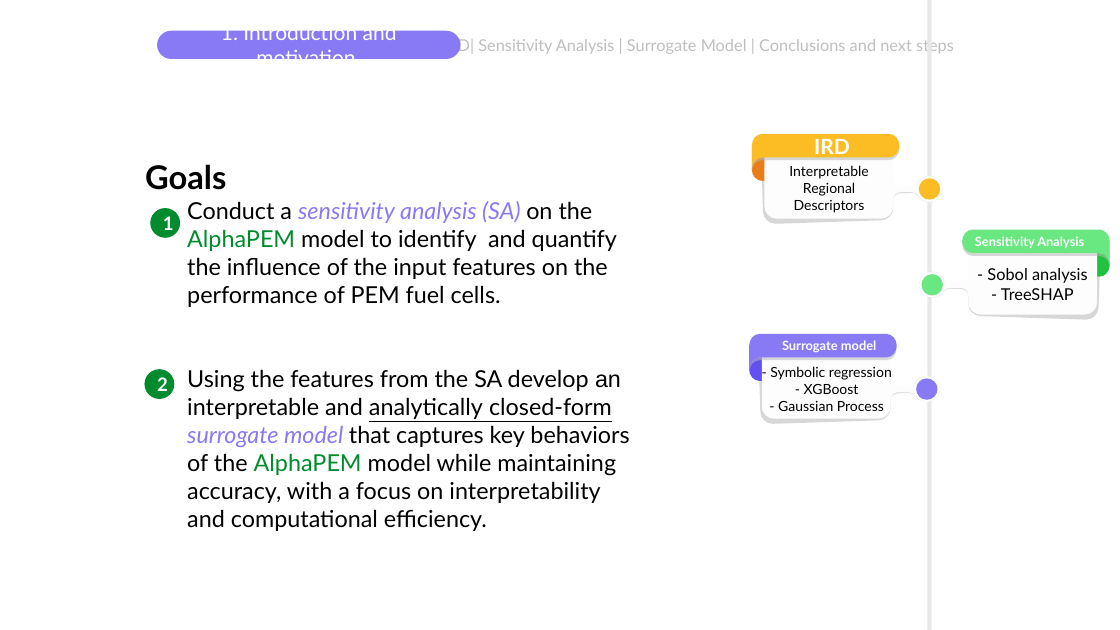
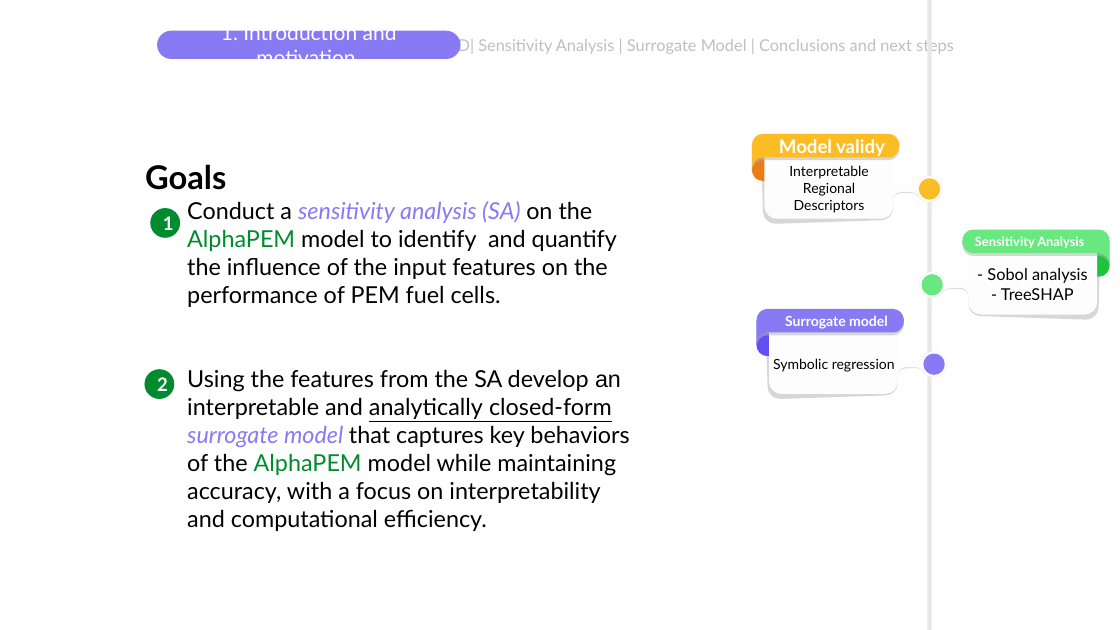
Before and after one commit to DejvisT/Sensitivity-Analysis-and-Surrogate-Modeling-of-PEM-Fuel-Cells, a slide deck: slide 7 of final_presentation_v1.pptx (slide 6 before the commit). Drawn at 1120x630 pixels with LibreOffice and Linux fonts; fonts in the diff are those of the drawing; background and template pictures are left out. Boxes give left, top, right and bottom in pixels: in the first picture for what was removed or moved away, otherwise in the second. Text is boxed around its words. In the diff, an @@ line names an element or a change of style, - is before the commit and + after.

Commit message:
Presentation update: Added slides for introduction + (some) for model validity

```diff
--- a/final_presentation_v1.pptx
+++ b/final_presentation_v1.pptx
@@ text at bbox=[779, 139, 885, 156]: text changed; size 18 to 16 pt @@
-IRD
+Model validy
@@ freeform shape: place and size @@
-freeform shape at bbox=[749, 337, 897, 371]
+freeform shape at bbox=[757, 312, 905, 345]
@@ freeform shape: place and size @@
-freeform shape at bbox=[749, 334, 897, 370]
+freeform shape at bbox=[757, 309, 905, 344]
@@ 4 freeform shapes, 1 text: place and size @@
-4 freeform shapes, 1 text at bbox=[749, 334, 941, 424]
+4 freeform shapes, 1 text at bbox=[756, 309, 948, 399]
@@ text "Surrogate model" at bbox=[785, 315, 888, 329]: size 11 to 12 pt @@
@@ text at bbox=[773, 358, 895, 372]: text changed @@
-- Symbolic regression
-- XGBoost
-- Gaussian Process
+Symbolic regression
```
Also in this commit, not shown: 6 other slides changed, 7 slides added, 3 slides removed.
